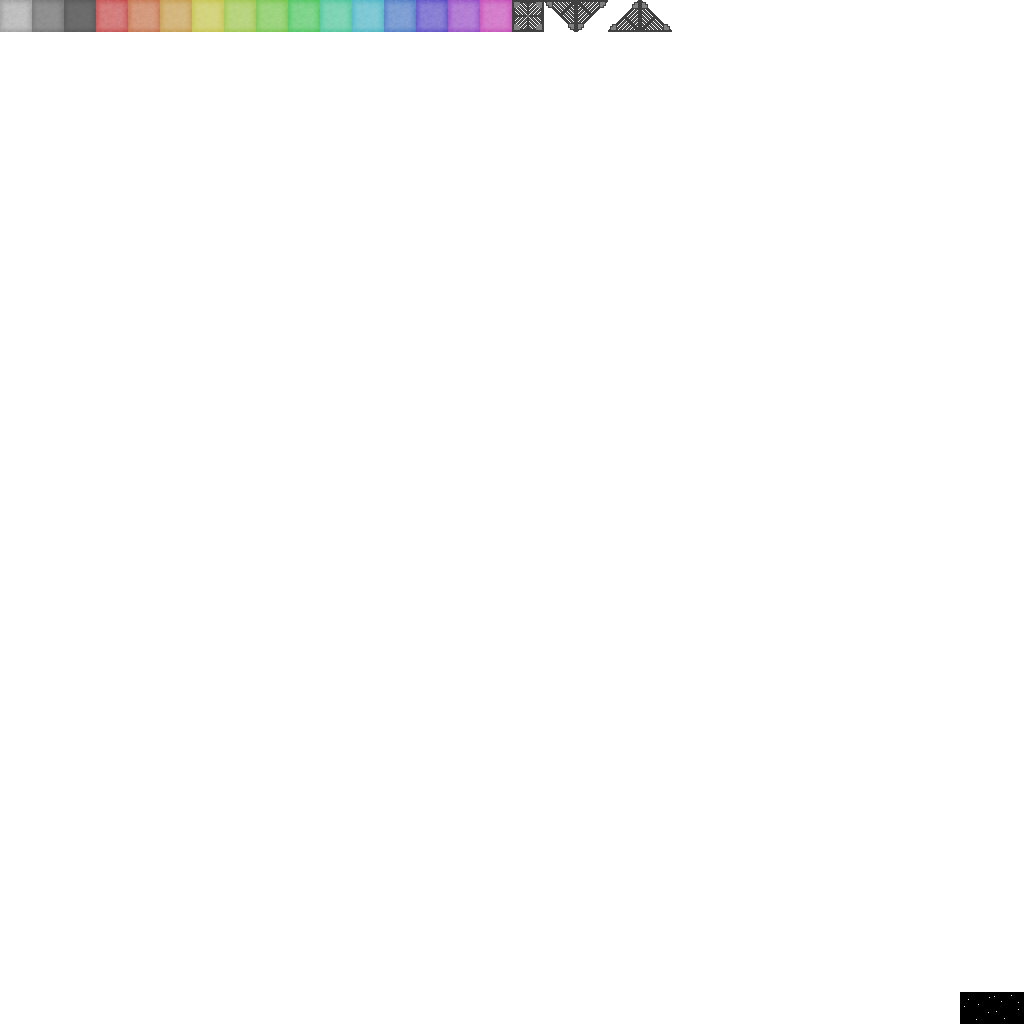
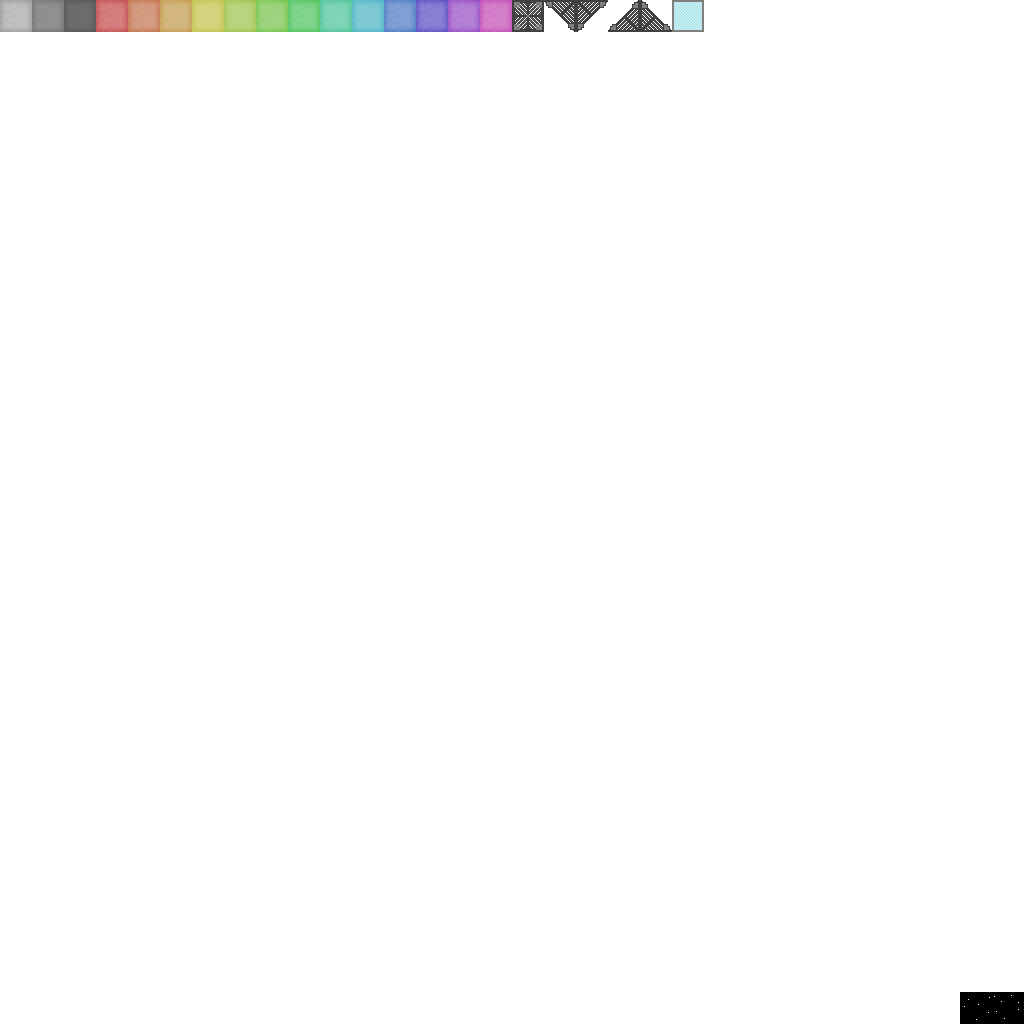
The second 1024 × 1024 image is a revision of the first. Changes to its layers:
added layer "21" above "20" over [672, 0, 704, 32]
